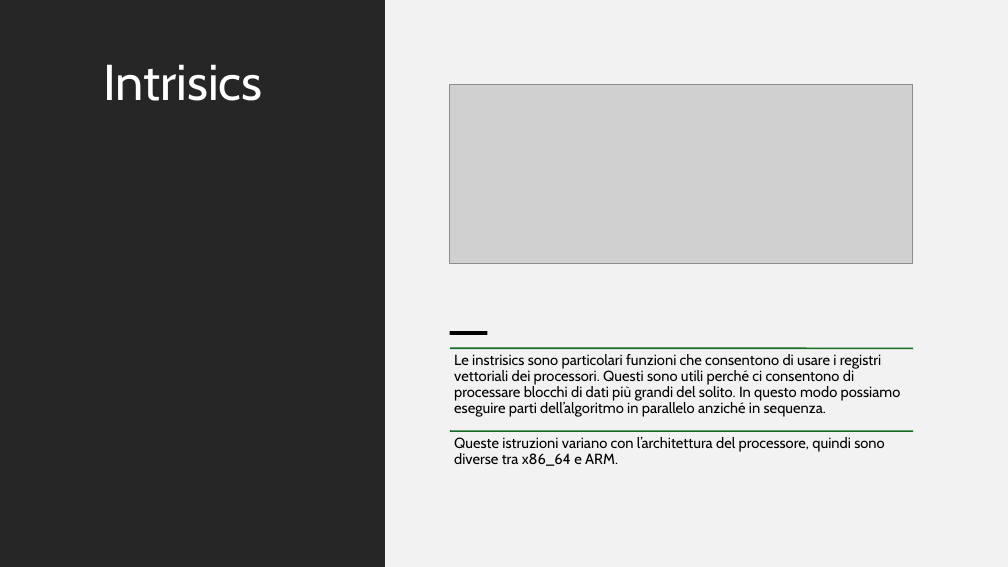
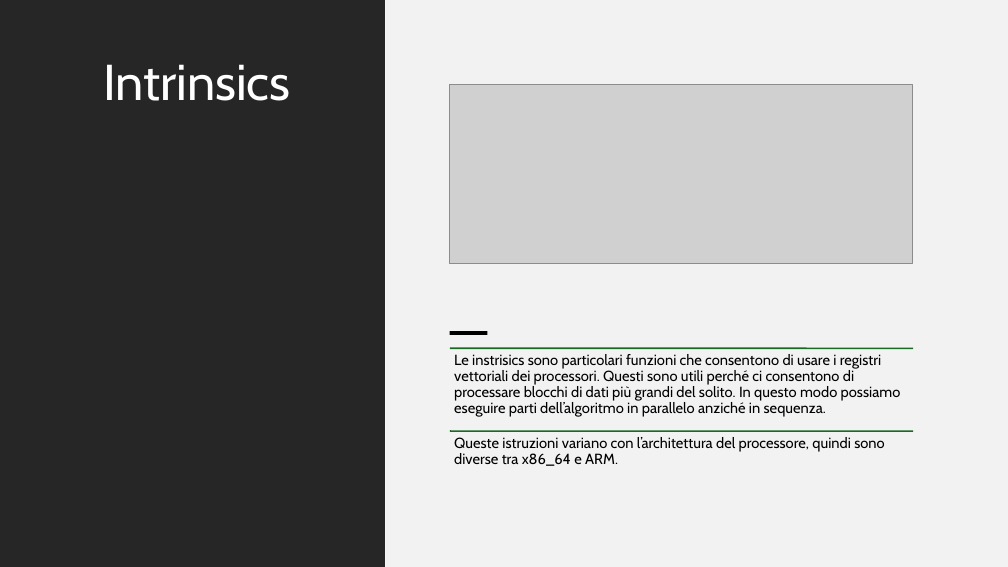
Before and after one commit to Ago19pc/keccak, a slide deck: slide 5 of PRESENTAZIONE.pptx. Drawn at 1008x567 pixels with LibreOffice and Linux fonts; fonts in the diff are those of the drawing; grey boxes stand for pictures. Boxes give left, top, right and bottom in pixels: in the first picture for what was removed or moved away, otherwise in the second. Text is boxed around its words. In the diff, an @@ line names an element or a change of style, - is before the commit and + after.

```diff
--- a/PRESENTAZIONE.pptx
+++ b/PRESENTAZIONE.pptx
@@ title at box(103, 64, 290, 101): text changed @@
-Intrisics
+Intrinsics
```
Also in this commit, not shown: 4 other slides changed, 1 slide added, 1 slide removed, 2 other files.
